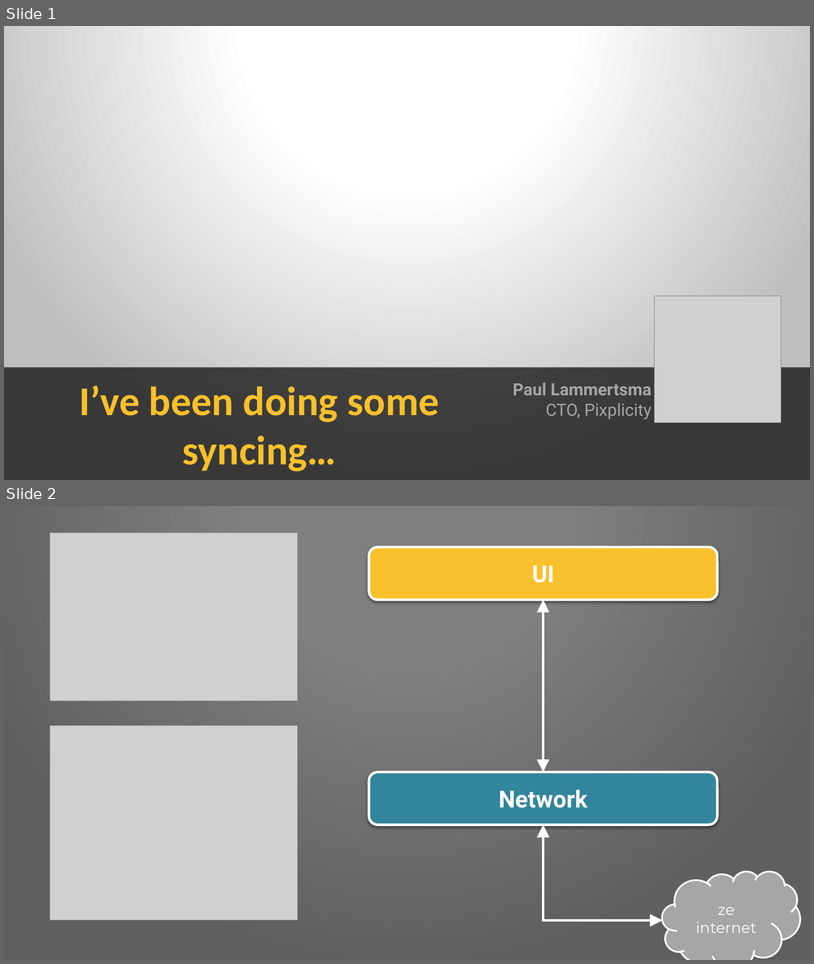
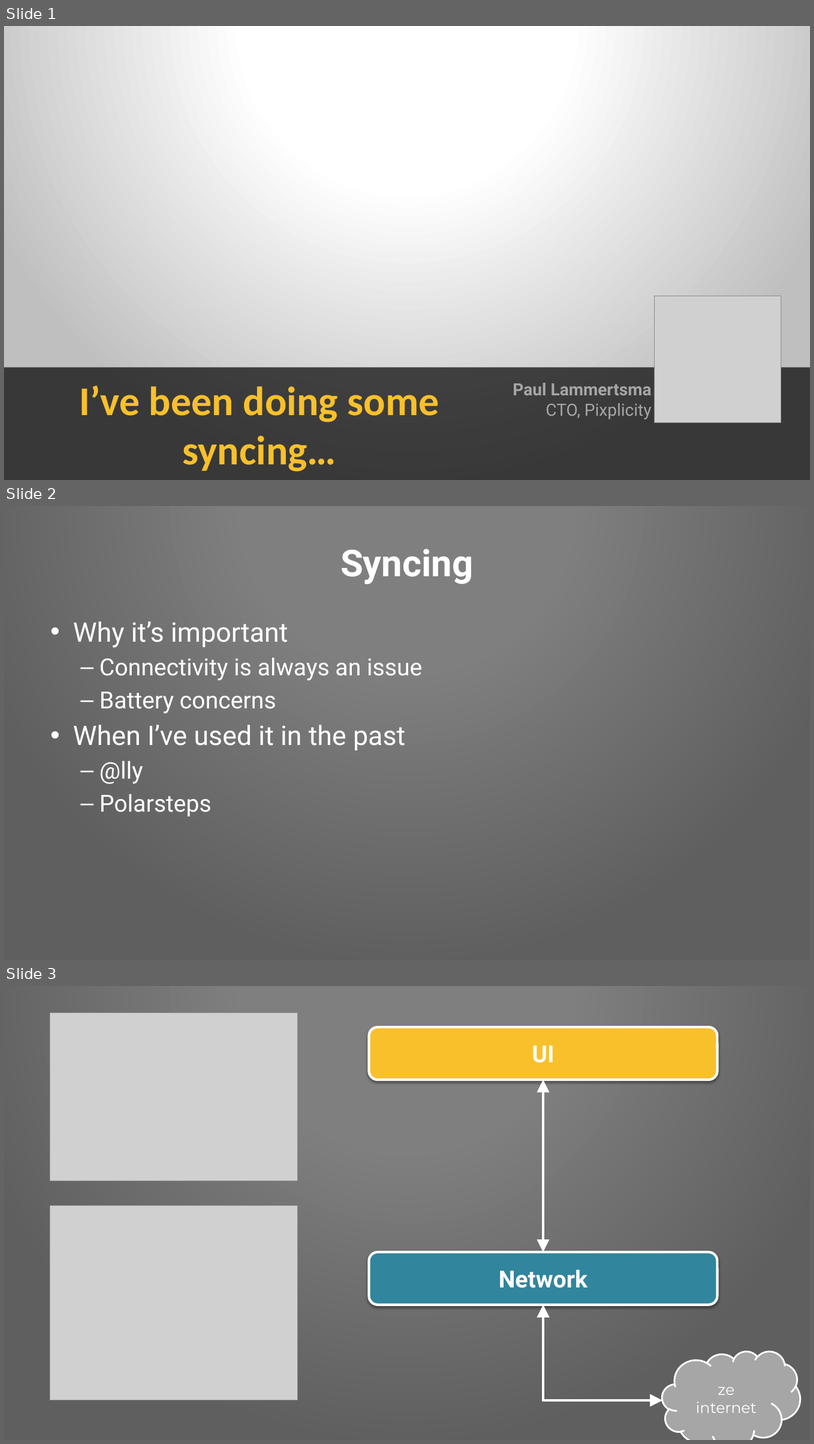
Before and after one commit to Pixplicity/sync-demo, a slide deck: I've been doing some syncing.pptx. Shown one above the other, each under a label of ours: slides 1 and 2 before the commit, slides 1, 2 and 3 after it. The pictures are 814x964 and 814x1444 pixels, drawn with LibreOffice and Linux fonts; fonts in the diff are those of the drawing; grey boxes stand for pictures; background and template pictures are left out. Boxes give left, top, right and bottom in pixels: in the first picture for what was removed or moved away, otherwise in the second. Text is boxed around its words. In the diff, an @@ line names an element or a change of style, - is before the commit and + after.

Commit message:
added some placeholder content for intro

```diff
--- a/I've been doing some syncing.pptx
+++ b/I've been doing some syncing.pptx
@@ slide 2 added at [4,506,810,960], background picture (left out); not listed: 1 template element that a slide beside it also shows @@
@@ title added at [341,549,473,584], 44 pt, text #FFFFFF, bold @@
+Syncing
@@ text added at [73,621,422,816], 28 pt, text #FFFFFF @@
+• Why it’s important
+  – Connectivity is always an issue
+  – Battery concerns
+• When I’ve used it in the past
+  – @lly
+  – Polarsteps
@@ what was slide 2 is now slide 3 @@
```
